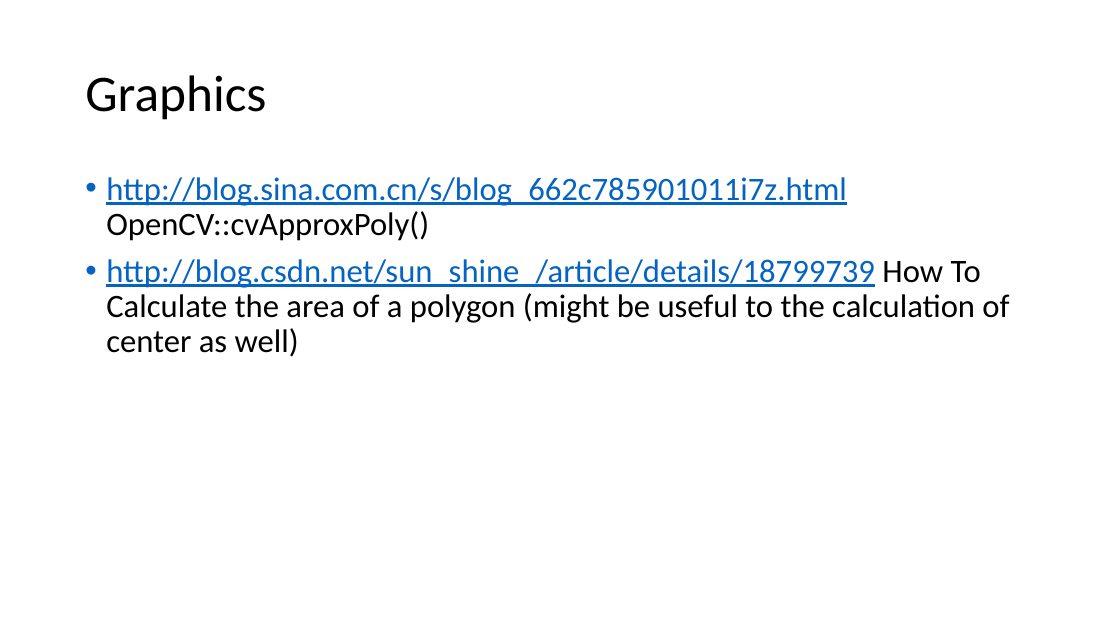
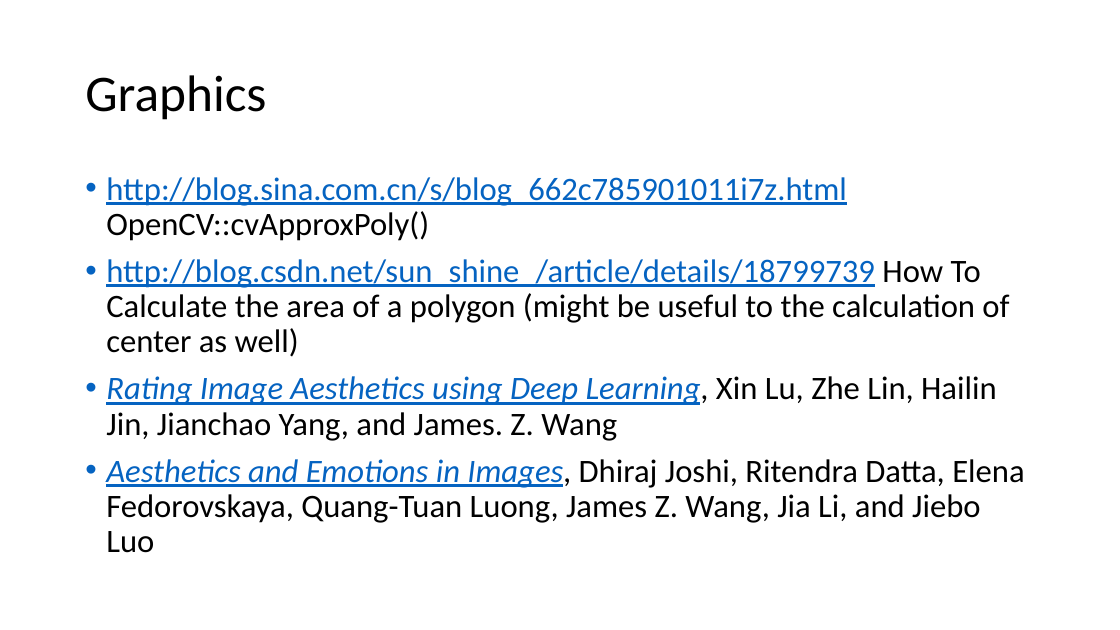
Before and after one commit to PatriciaXiao/Conclusion, a slide deck: slide 19 of Conclusion.pptx. Drawn at 1120x630 pixels with LibreOffice and Linux fonts; fonts in the diff are those of the drawing. Boxes give left, top, right and bottom in pixels: in the first picture for what was removed or moved away, otherwise in the second. Text is boxed around its words. In the diff, an @@ line names an element or a change of style, - is before the commit and + after.

```diff
--- a/Conclusion.pptx
+++ b/Conclusion.pptx
@@ text at box(106, 376, 1024, 553): paragraphs added @@
+• Rating Image Aesthetics using Deep Learning, Xin Lu, Zhe Lin, Hailin Jin, Jianchao Yang, and James. Z. Wang
+• Aesthetics and Emotions in Images, Dhiraj Joshi, Ritendra Datta, Elena Fedorovskaya, Quang-Tuan Luong, James Z. Wang, Jia Li, and Jiebo Luo
```
Also in this commit, not shown: 1 other slide changed, 3 other files.
